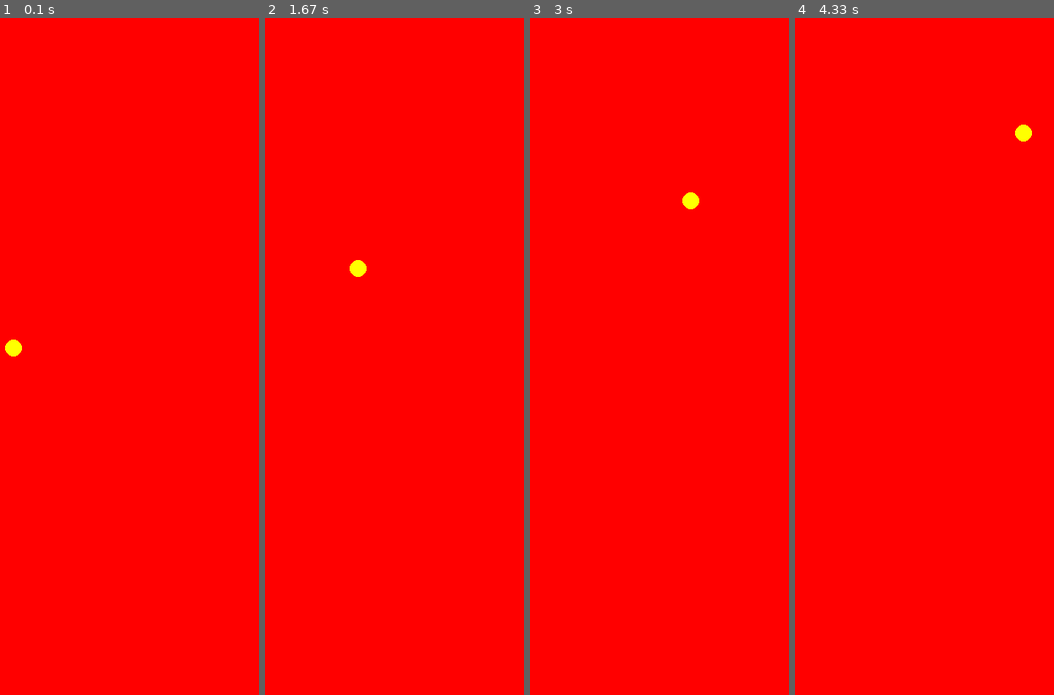
Above: before the commit, frames 1-4 (left to right).
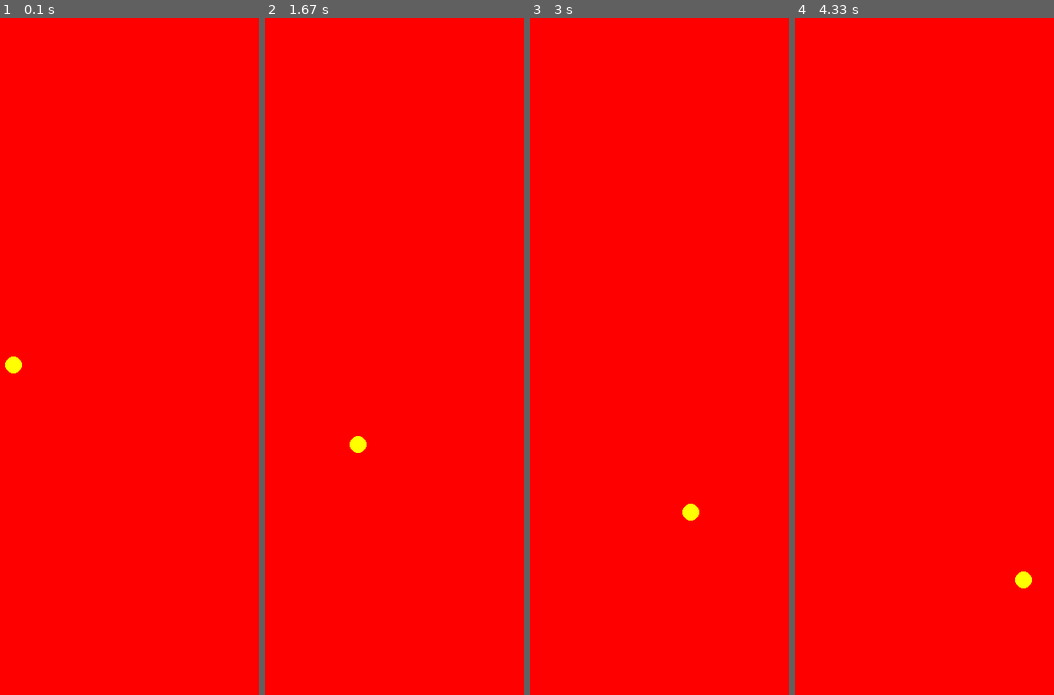
Above: after the commit, the same moments.

Repository: AliAmCa/juegos_pygame
Game: pygame game, started from bucle_ppal.py
Two runs of this game, one before a commit and one after it. Both use one fixed random seed, a clock stepped at 60 frames per second and the inputs below.
Inputs:
- Up to frame 1 (0.1 s): no input
- Up to frame 2 (1.67 s): no input
- Up to frame 3 (3 s): no input
- Up to frame 4 (4.33 s): no input

The runs differ from the first frame. In frame 1, 0.3% of the frame differs, in the area x 1-9%, y 47-53%; in frame 2, 0.3%; in frame 3, 0.3%; in frame 4, 0.3%.

Commit message:
Añado game y ppal

Diff:
--- a/bucle_ppal.py
+++ b/bucle_ppal.py
@@ -10,8 +10,8 @@
 
 x = 300
 y = 400
-conversorx = 1
-conversory = 1
+movx = 1
+movy = 1
 while not game_over:
     eventos = pg.event.get()
 
@@ -22,13 +22,13 @@
 
 
     # Modificar los objetos del juego
-    if x == 600 or x == 0:
-        conversorx *=-1
-    if y == 400 or y == 0:
-        conversory*= -1
+    if x == 590 or x == 10:
+        movx *=-1
+    if y == 790 or y == 10:
+        movy *= -1
 
-    x += 1 * conversorx
-    y += 1 *conversory
+    x +=  movx
+    y += movy
     # Aquí no hay nada que hacer
 
     # Refrescar la  pantalla
--- /dev/null
+++ b/game.py
@@ -0,0 +1,55 @@
+import pygame as pg
+pg.init()
+
+class Bola:
+    def __init__(self, x, y, color = (255,255,255), radio = 10):
+        self.posX = x
+        self.posY = y
+        self.color = color
+        self.radio = radio
+
+    def pintate(self, pantalla):
+        pg.draw.circle(pantalla, self.color, (self.posX,self.posY), self.radio)
+
+    def mover(self, ancho, alto):
+        movx = 1
+        movy = 1
+
+        if self.posX == ancho-self.radio or self.posX == 0+self.radio:
+            movx * -1
+        if self.posY == alto - self.radio or self.posY == 0 + self.radio:
+            movy * -1
+        self.posX += movx
+        self.posY += movy
+
+
+class Game:
+
+    def __init__(self, ancho = 600, alto= 800):
+        self.pantalla = pg.display.set_mode((ancho, alto))
+        self.bola = Bola(ancho//2, alto//2,(255,255,0))
+
+    def bucle_ppal(self):
+        game_over = False
+
+        while not game_over:
+
+            eventos = pg.event.get()
+            for evento in eventos:
+                if evento.type == pg.QUIT:
+                    game_over = True
+
+
+            self.pantalla.fill((255,0,0))
+            self.bola.mover(self.pantalla.get_width(), self.pantalla.get_height())
+            self.bola.pintate(self.pantalla)
+
+            pg.display.flip()
+
+    pg.quit()
+
+
+if __name__ == "__main__":
+    pg.init()
+    game = Game()
+    game.bucle_ppal()
--- /dev/null
+++ b/ppal.py
@@ -0,0 +1,4 @@
+from game import Game
+
+mi_game = Game(1200,900)
+mi_game.bucle_ppal()
Not shown, changed: .gitignore
